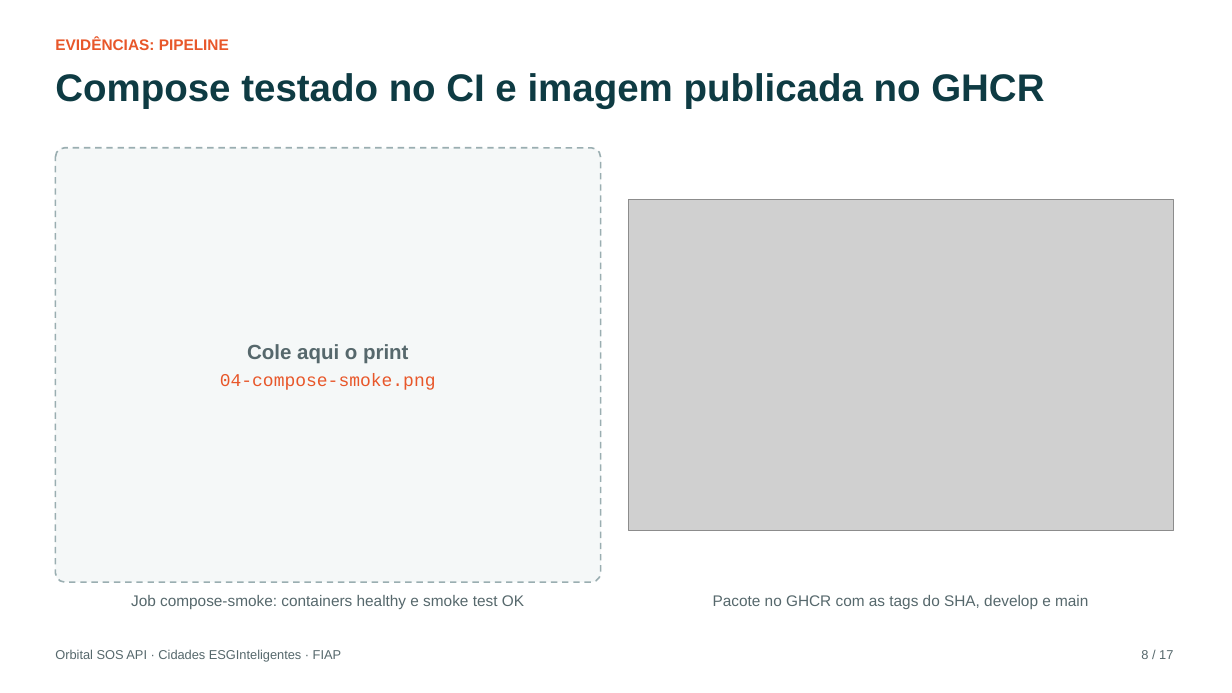
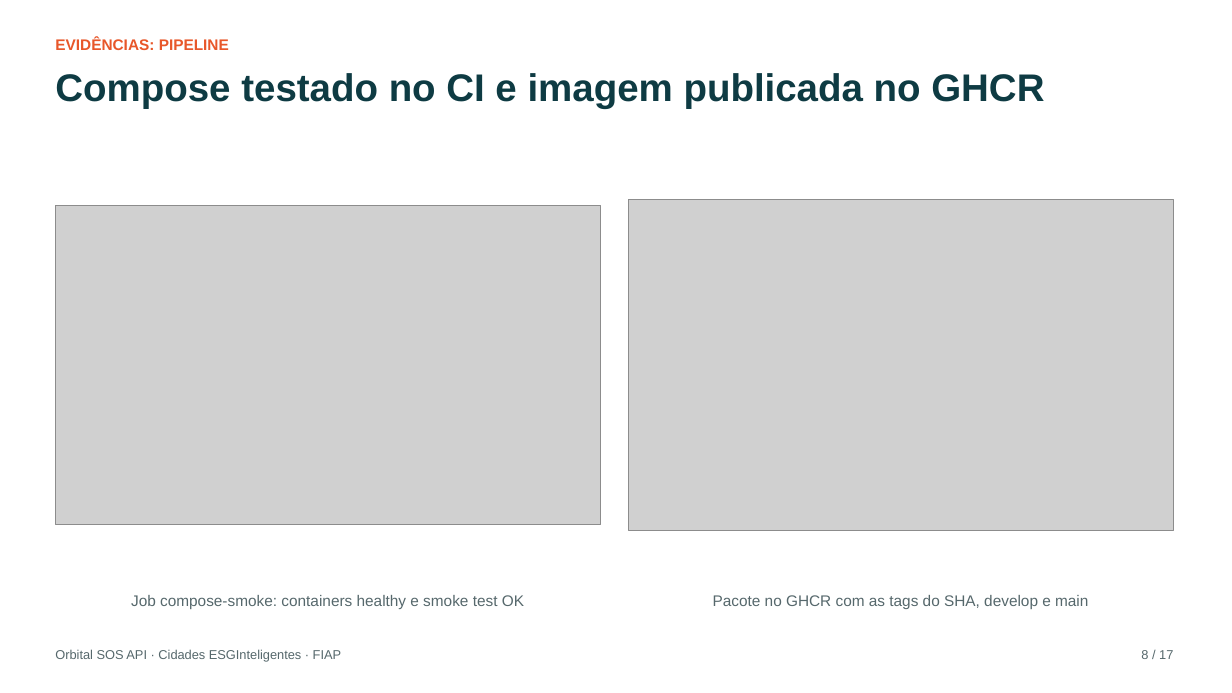
Before and after one commit to vsilva1997/orbital-sos-api, a slide deck: slide 8 of docs/Documentacao_DevOps.pptx. Drawn at 1232x693 pixels with LibreOffice and Linux fonts; fonts in the diff are those of the drawing; grey boxes stand for pictures. Boxes give left, top, right and bottom in pixels: in the first picture for what was removed or moved away, otherwise in the second. Text is boxed around its words. In the diff, an @@ line names an element or a change of style, - is before the commit and + after.

```diff
--- a/docs/Documentacao_DevOps.pptx
+++ b/docs/Documentacao_DevOps.pptx
@@ rounded rectangle removed at (55, 148, 601, 582) @@
-Cole aqui o print
-04-compose-smoke.png
@@ picture added at (55, 205, 601, 525) @@
```
Also in this commit, not shown: 4 other slides changed, 4 other files.
